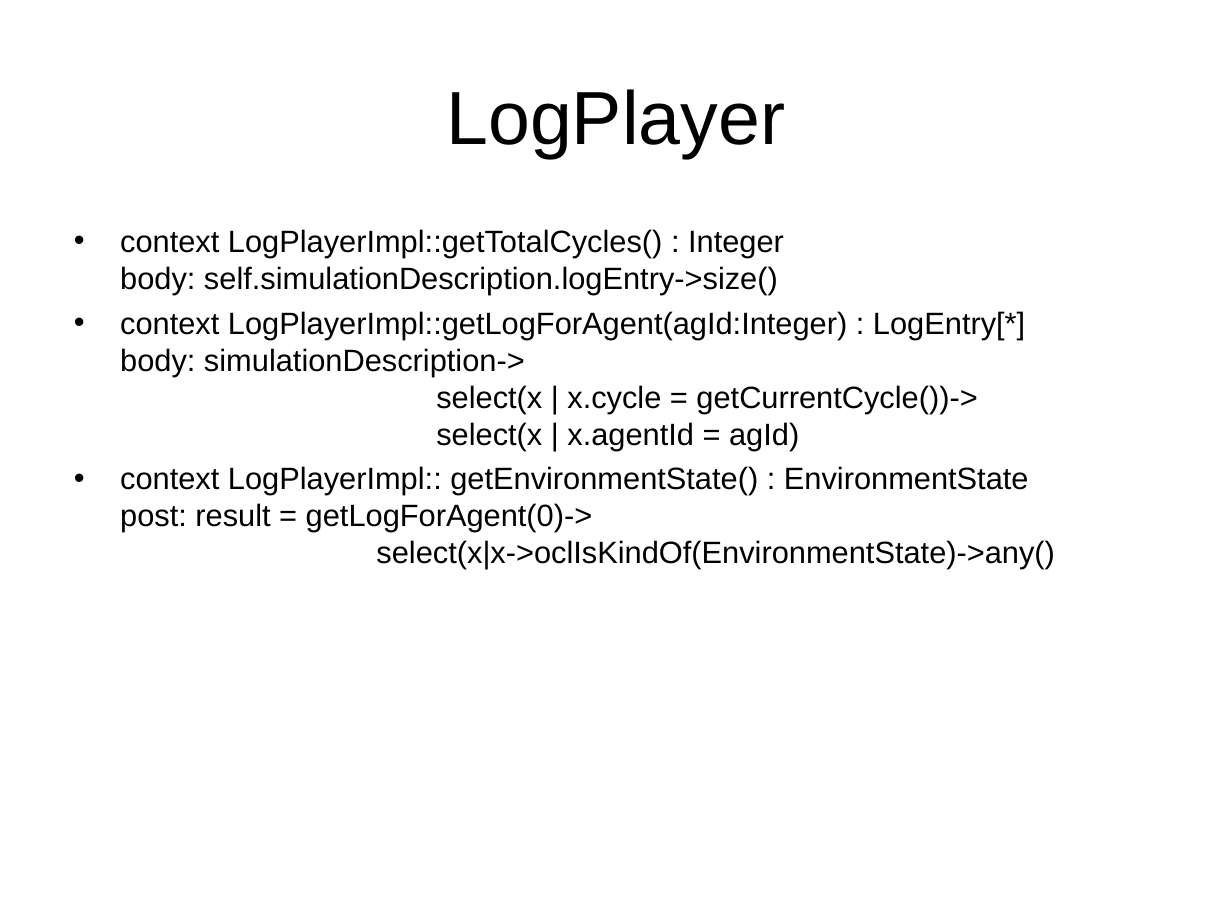
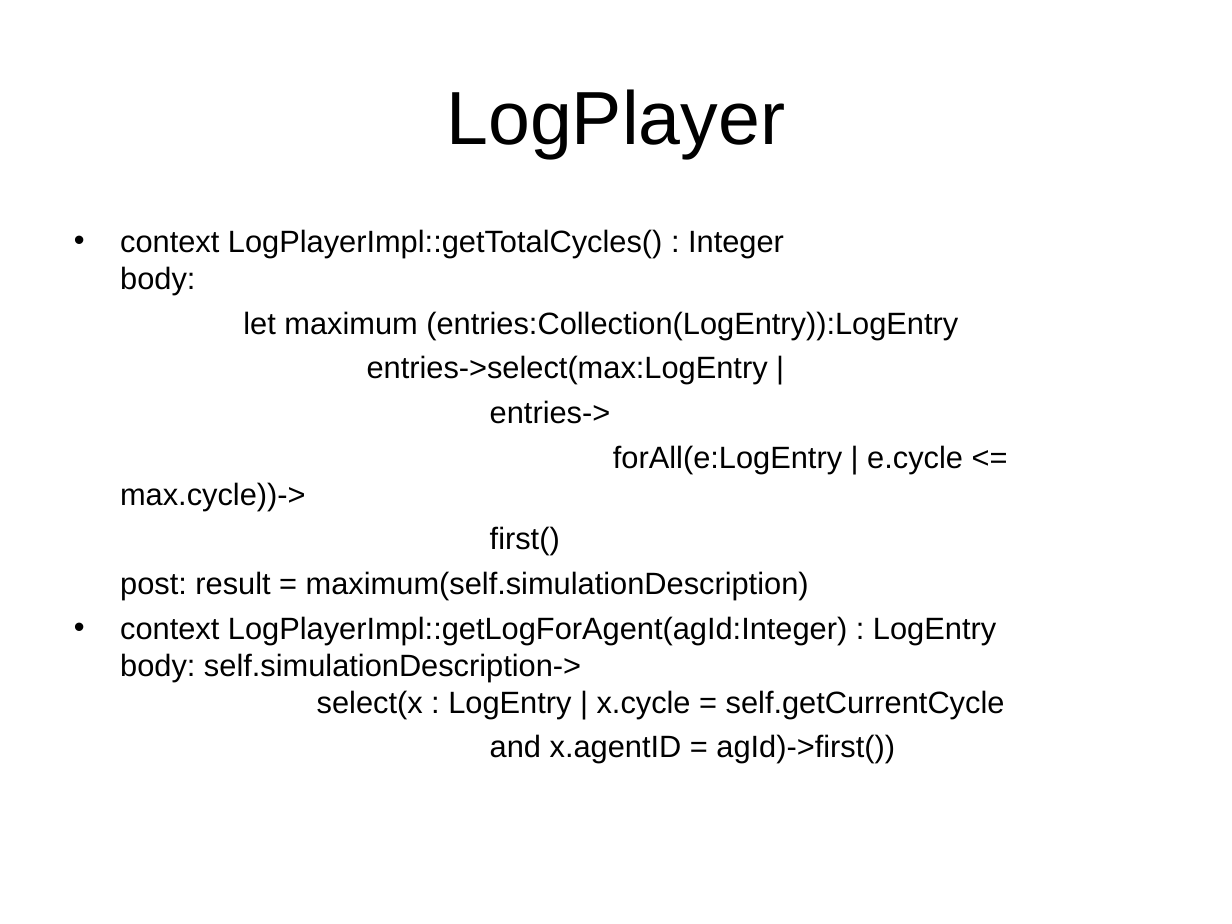
Before and after one commit to krishprince/rollerslam, a slide deck: slide 11 of docs/Logging/LoggingPIM.ppt. Drawn at 1232x924 pixels with LibreOffice and Linux fonts; fonts in the diff are those of the drawing. Boxes give left, top, right and bottom in pixels: in the first picture for what was removed or moved away, otherwise in the second. Text is boxed around its words. In the diff, an @@ line names an element or a change of style, - is before the commit and + after.

Commit message:
Implemented Log Player BICT. Added LogPlayerBICT models.

```diff
--- a/docs/Logging/LoggingPIM.ppt
+++ b/docs/Logging/LoggingPIM.ppt
@@ text at (120, 229, 1005, 763): text changed @@
-• context LogPlayerImpl::getTotalCycles() : Integer
-  body: self.simulationDescription.logEntry->size()
-• context LogPlayerImpl::getLogForAgent(agId:Integer) : LogEntry[*]
-  body: simulationDescription->
-  select(x | x.cycle = getCurrentCycle())->
-  select(x | x.agentId = agId)
-• context LogPlayerImpl:: getEnvironmentState() : EnvironmentState
-  post: result = getLogForAgent(0)->
-  select(x|x->oclIsKindOf(EnvironmentState)->any()
+• context LogPlayerImpl::getTotalCycles() : Integer
+  body:
+let maximum (entries:Collection(LogEntry)):LogEntry
+entries->select(max:LogEntry |
+entries->
+forAll(e:LogEntry | e.cycle <= max.cycle))->
+first()
+post: result = maximum(self.simulationDescription)
+• context LogPlayerImpl::getLogForAgent(agId:Integer) : LogEntry
+  body: self.simulationDescription->
+  select(x : LogEntry | x.cycle = self.getCurrentCycle
+and x.agentID = agId)->first())
```
Also in this commit, not shown: 6 other slides changed, 5 slides added, 1 slide removed, 3 other files.
